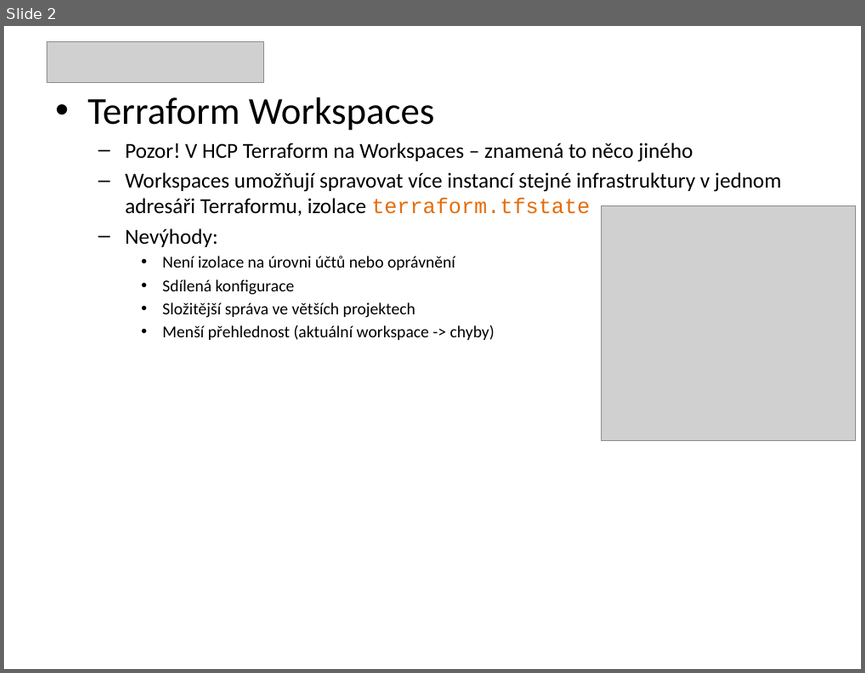
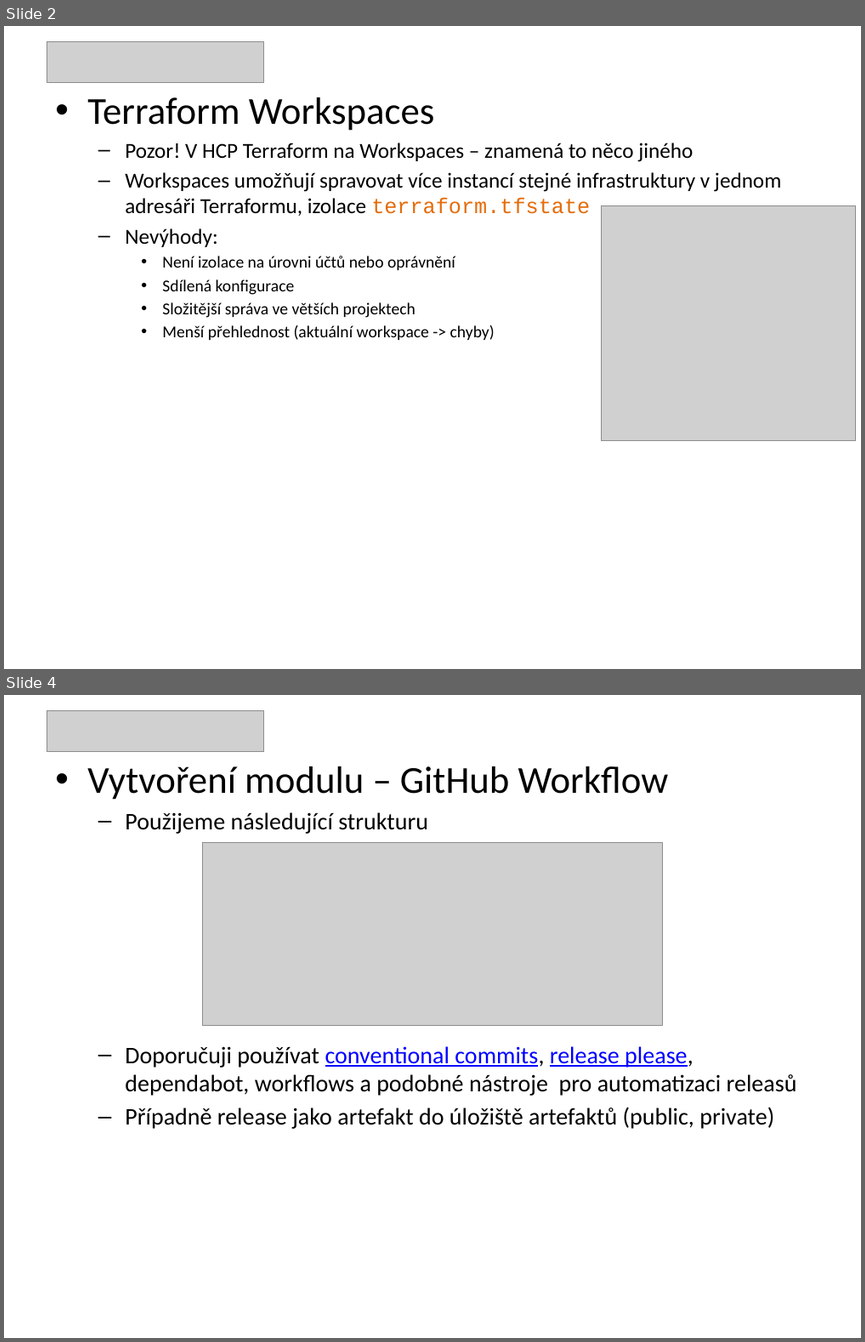
Before and after one commit to puchy/tf-lab, a slide deck: 5-tf.pptx. Shown one above the other, each under a label of ours: slide 2 before the commit, slides 2 and 4 after it; the slides between them are not shown. The pictures are 865x673 and 865x1342 pixels, drawn with LibreOffice and Linux fonts; fonts in the diff are those of the drawing; grey boxes stand for pictures. Boxes give left, top, right and bottom in pixels: in the first picture for what was removed or moved away, otherwise in the second. Text is boxed around its words. In the diff, an @@ line names an element or a change of style, - is before the commit and + after.

```diff
--- a/5-tf.pptx
+++ b/5-tf.pptx
@@ slide 4 added at [4, 695, 861, 1338], background #FFFFFF @@
@@ picture added at [46, 710, 263, 751] @@
@@ text added at [87, 766, 797, 1129], 20 pt, text #000000 @@
+• Vytvoření modulu – GitHub Workflow
+  – Použijeme následující strukturu
+  – Doporučuji používat conventional commits, release please, dependabot, workflows a podobné nástroje pro automatizaci releasů
+  – Případně release jako artefakt do úložiště artefaktů (public, private)
@@ picture added at [203, 842, 662, 1026] @@
```
Also in this commit, not shown: 1 slide changed, 11 other slides added, 1 slide removed, 10 other files.
